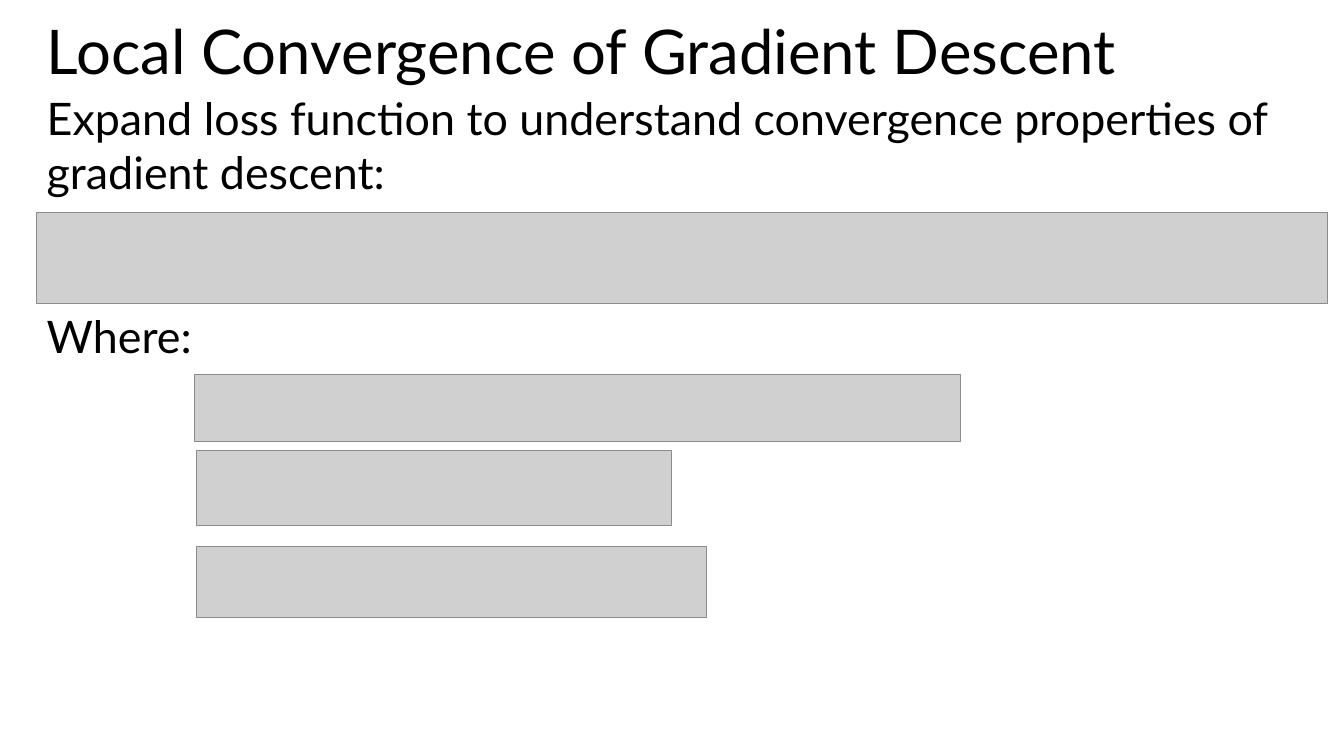
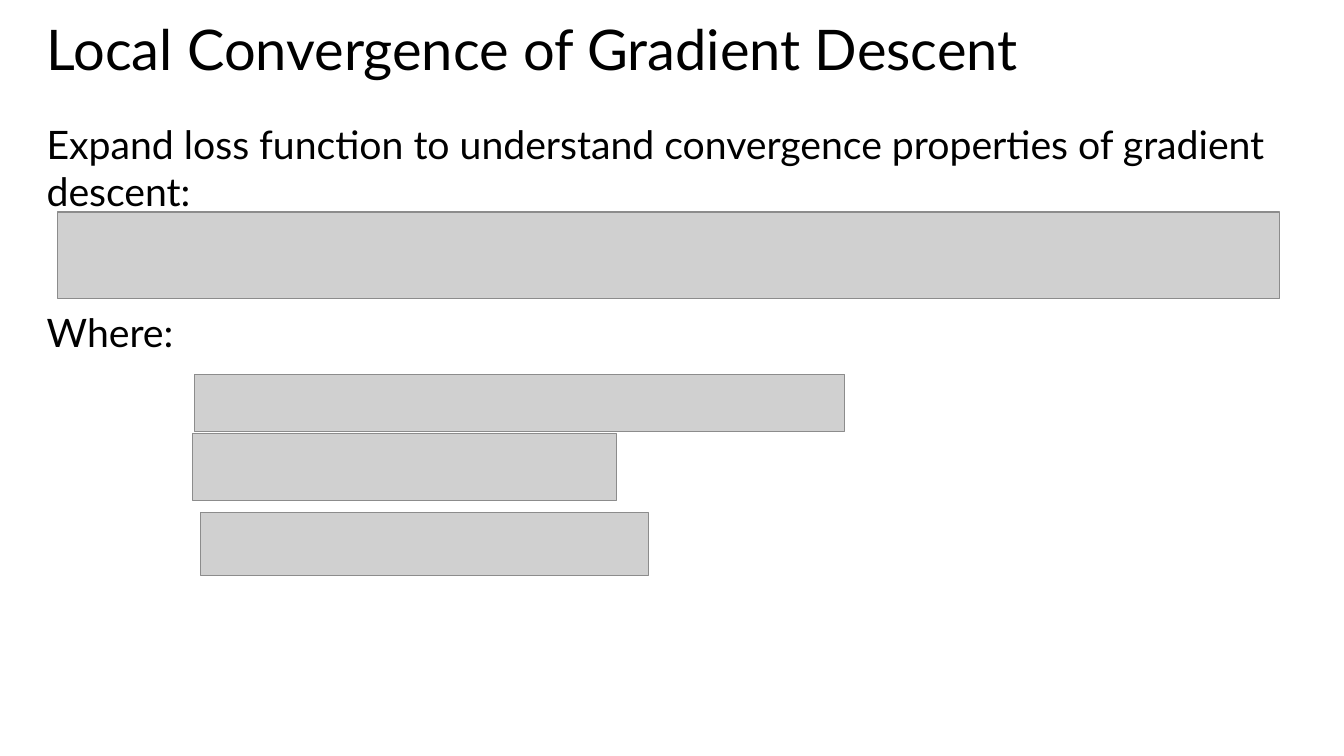
Before and after one commit to StephenElston/CSCI-E25, a slide deck: slide 13 of Slides/7_RegularizationAndOptimization.pptx. Drawn at 1344x756 pixels with LibreOffice and Linux fonts; fonts in the diff are those of the drawing; grey boxes stand for pictures. Boxes give left, top, right and bottom in pixels: in the first picture for what was removed or moved away, otherwise in the second. Text is boxed around its words. In the diff, an @@ line names an element or a change of style, - is before the commit and + after.

```diff
--- a/Slides/7_RegularizationAndOptimization.pptx
+++ b/Slides/7_RegularizationAndOptimization.pptx
@@ title "Local Convergence of Gradient Descent" at box(47, 28, 1018, 80): size 44 to 40 pt @@
@@ text "Expand loss function to understand ..." at box(47, 130, 1264, 214): size 32 to 28 pt @@
@@ text "Expand loss function to understand ...": place and size @@
-text "Expand loss function to understand ..." at box(47, 102, 1269, 198)
+text "Expand loss function to understand ..." at box(47, 130, 1264, 214)
@@ picture: place and size @@
-picture at box(36, 212, 1328, 303)
+picture at box(57, 212, 1280, 298)
@@ text "Where:" at box(47, 318, 174, 348): size 32 to 28 pt @@
@@ picture: place and size @@
-picture at box(195, 374, 961, 442)
+picture at box(195, 374, 846, 432)
@@ picture: place and size @@
-picture at box(197, 451, 673, 525)
+picture at box(193, 434, 616, 500)
@@ picture: place and size @@
-picture at box(197, 546, 707, 618)
+picture at box(201, 513, 649, 576)
```
Also in this commit, not shown: 19 other slides changed, 1 slide added.
